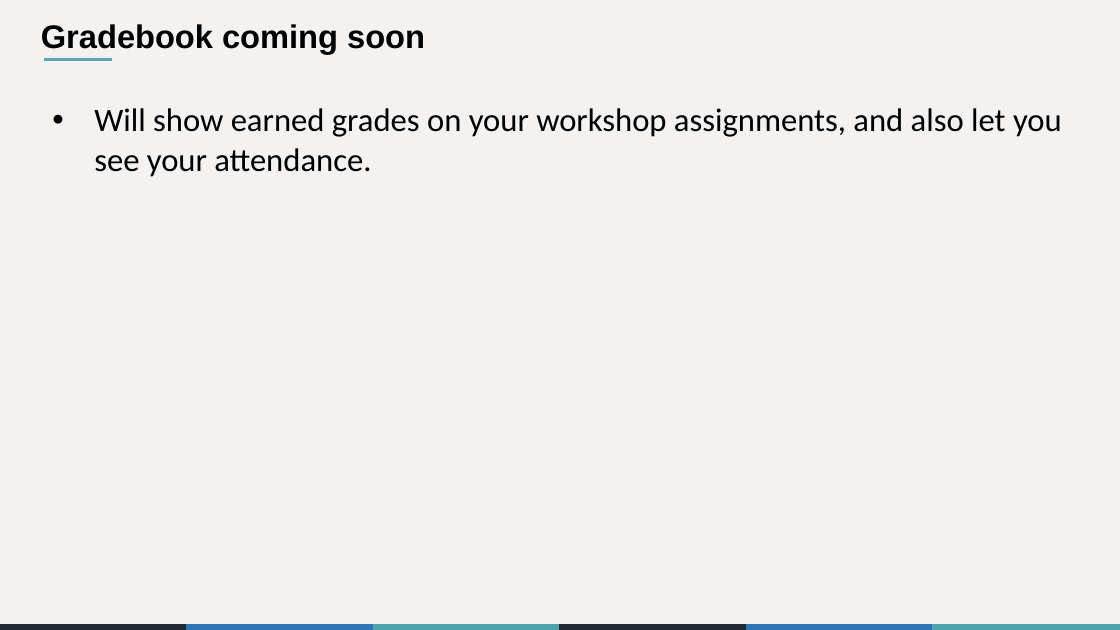
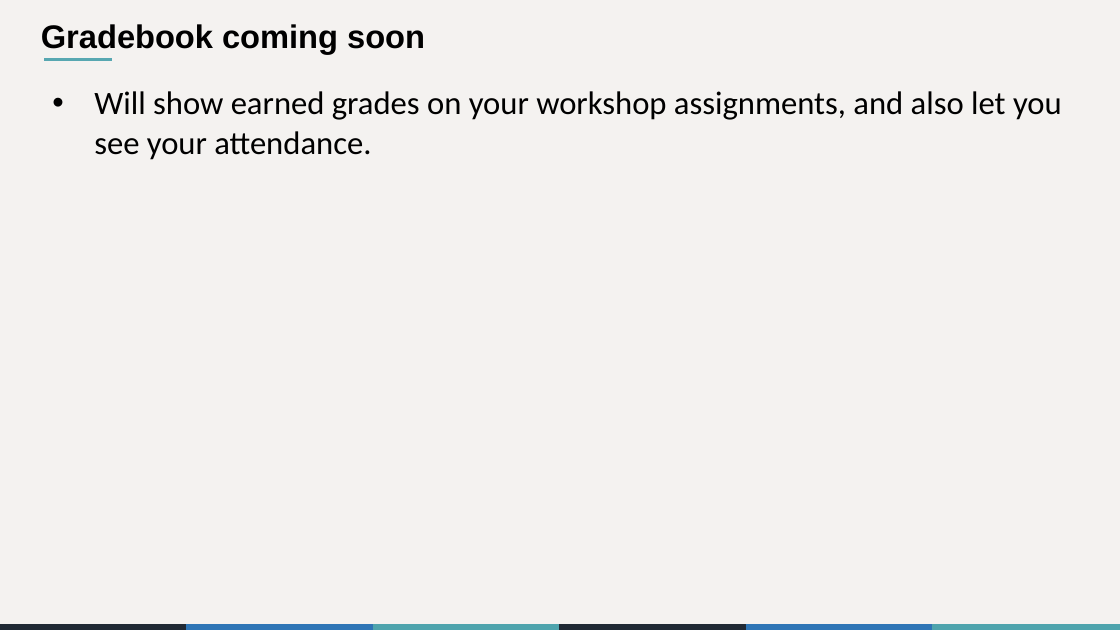
Before and after one commit to the-graph-courses/rbp_cohort_0_materials, a slide deck: slide 7 of week_03/slides/rbp_workshop_03.pptx. Drawn at 1120x630 pixels with LibreOffice and Linux fonts; fonts in the diff are those of the drawing. Boxes give left, top, right and bottom in pixels: in the first picture for what was removed or moved away, otherwise in the second. Text is boxed around its words. In the diff, an @@ line names an element or a change of style, - is before the commit and + after.

```diff
--- a/week_03/slides/rbp_workshop_03.pptx
+++ b/week_03/slides/rbp_workshop_03.pptx
@@ text "Will show earned grades on ...": place and size @@
-text "Will show earned grades on ..." at (94,108,1062,177)
+text "Will show earned grades on ..." at (94,91,1062,160)
```
Also in this commit, not shown: 6 other slides changed, 1 slide added, 7 other files.
